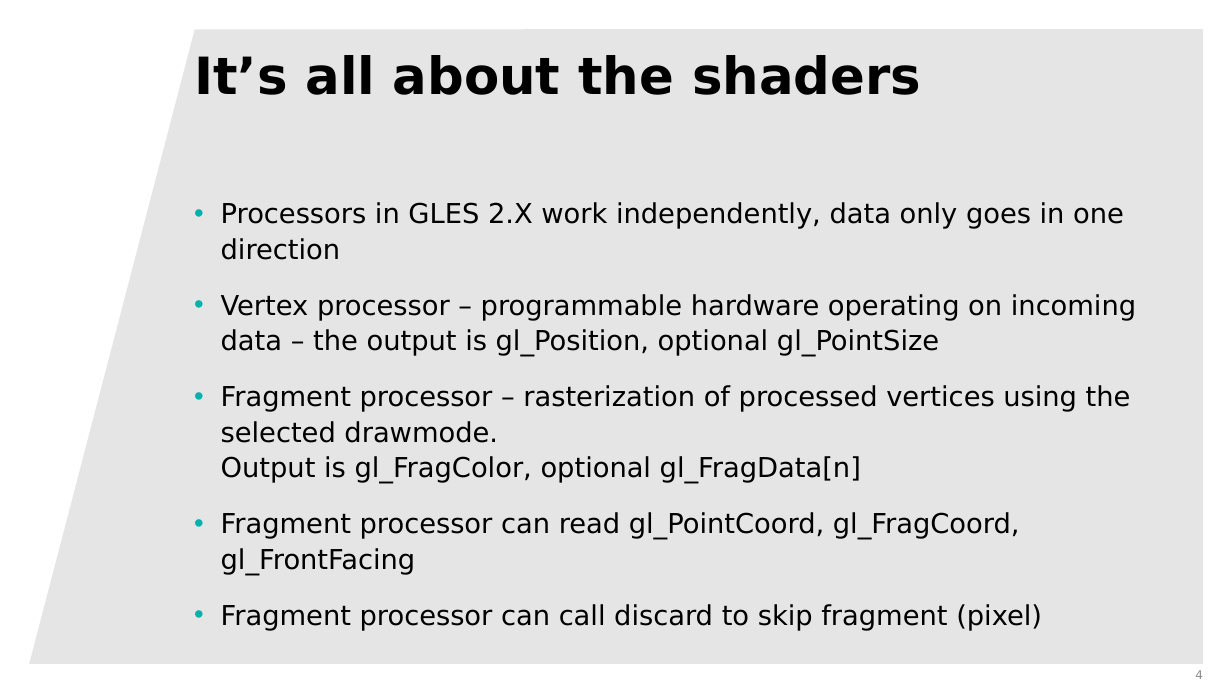
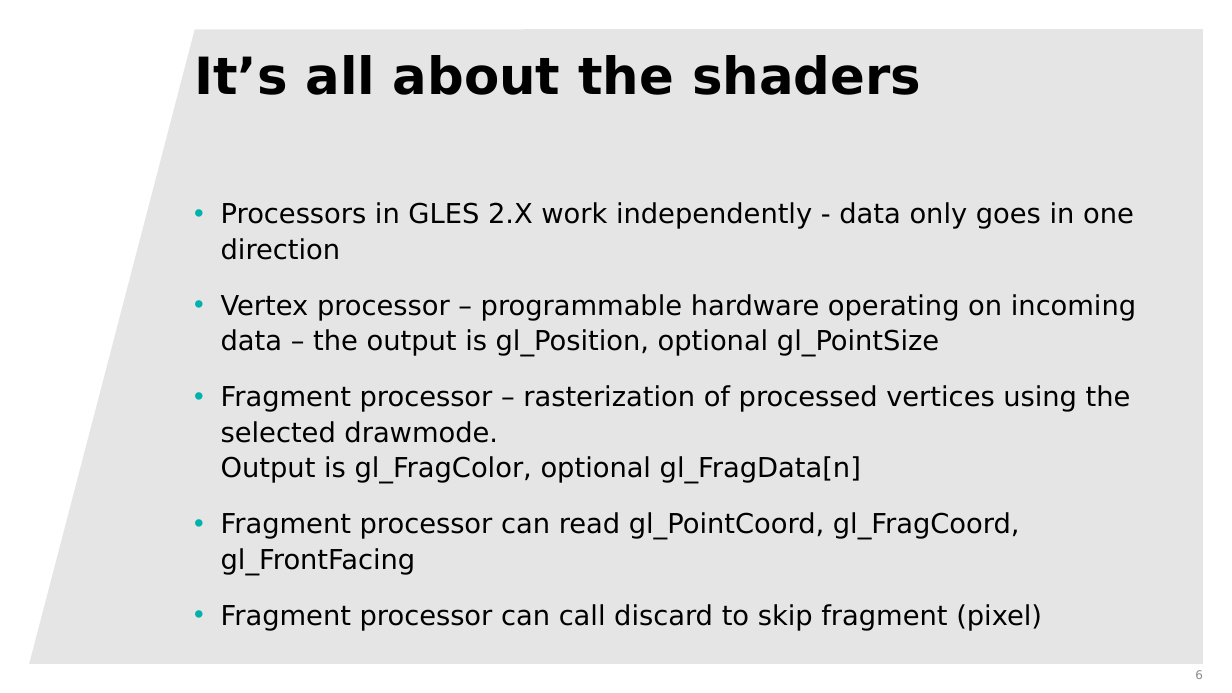
Before and after one commit to rsahlin/computer-graphics-presentations, a slide deck: slide 6 of deconstructingGLES.pptx (slide 4 before the commit). Drawn at 1232x693 pixels with LibreOffice and Linux fonts; fonts in the diff are those of the drawing; background and template pictures are left out. Boxes give left, top, right and bottom in pixels: in the first picture for what was removed or moved away, otherwise in the second. Text is boxed around its words. In the diff, an @@ line names an element or a change of style, - is before the commit and + after.

```diff
--- a/deconstructingGLES.pptx
+++ b/deconstructingGLES.pptx
@@ text at (221, 202, 1134, 260): text changed @@
-• Processors in GLES 2.X work independently, data only goes in one direction
+• Processors in GLES 2.X work independently - data only goes in one direction
@@ page number at (1195, 670, 1203, 679): text changed @@
-4
+6
```
Also in this commit, not shown: 6 other slides changed, 2 slides added.
